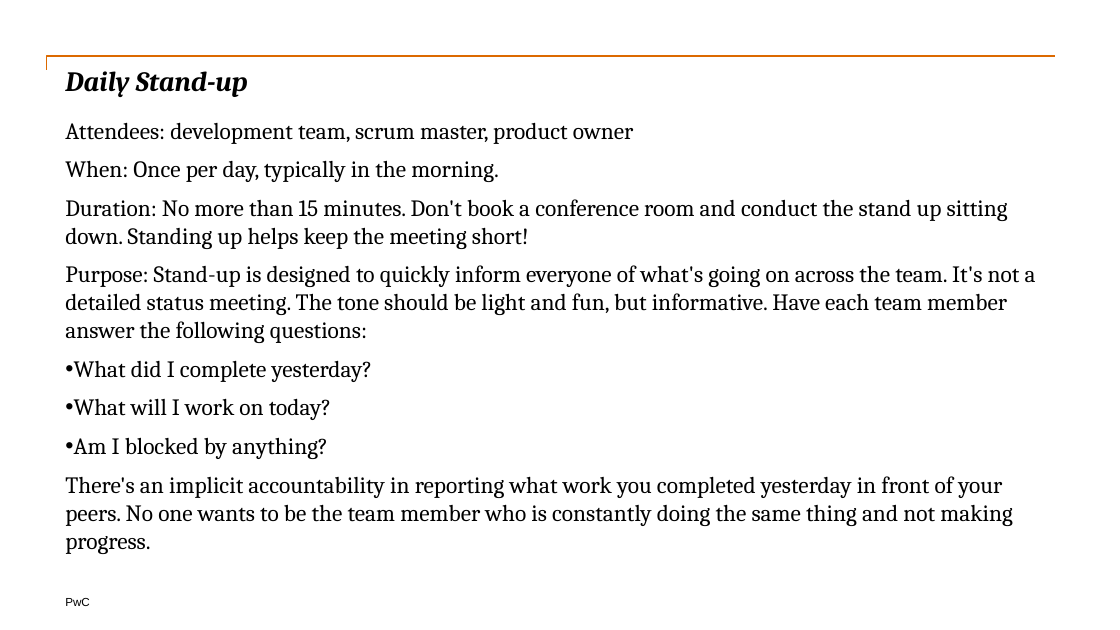
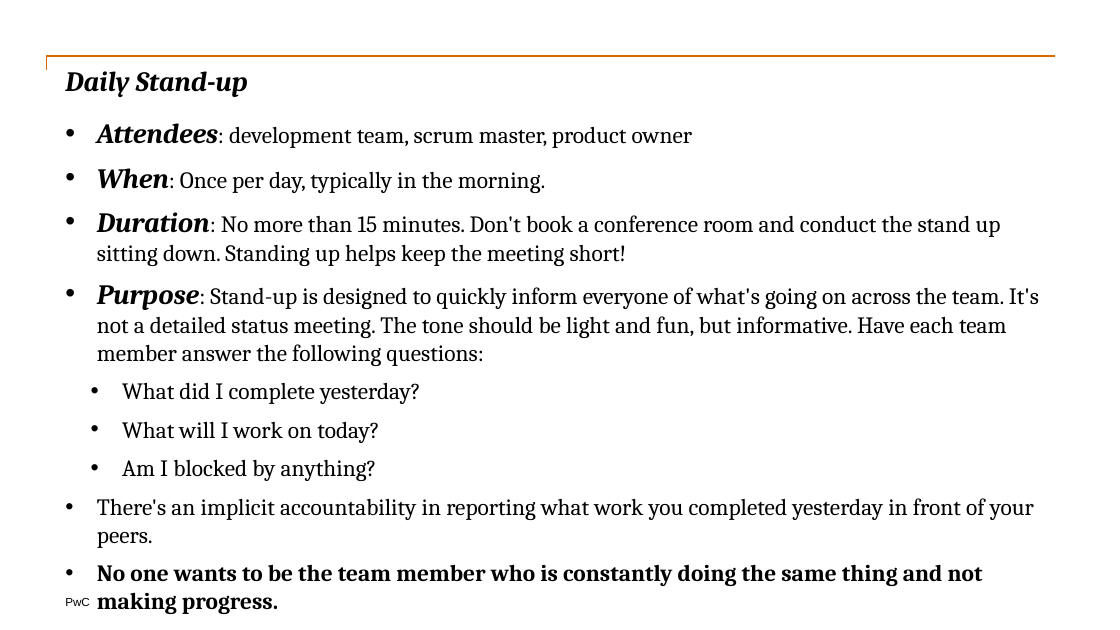
Before and after one commit to nadee158/reference_docs, a slide deck: slide 21 of doc/scrum_introduction.pptx (slide 13 before the commit). Drawn at 1120x630 pixels with LibreOffice and Linux fonts; fonts in the diff are those of the drawing. Boxes give left, top, right and bottom in pixels: in the first picture for what was removed or moved away, otherwise in the second. Text is boxed around its words. In the diff, an @@ line names an element or a change of style, - is before the commit and + after.

```diff
--- a/doc/scrum_introduction.pptx
+++ b/doc/scrum_introduction.pptx
@@ text at box(97, 123, 1039, 481): size 20 to 24 pt, bold on, italic on in "Attendees:", "When:", "Duration:", "Purpose:"; bullet none to •; list level 1 to 2 in "Attendees: development team, scrum master, ..."; list level 1 to 2 in "When: Once per day, typically ..."; list level 1 to 2 in "Duration: No more than 15 ..."; list level 1 to 2 in "Purpose: Stand-up is designed to ..."; list level 1 to 2 in "What did I complete yesterday?"; list level 1 to 2 in "What will I work on ..."; list level 1 to 2 in "Am I blocked by anything?" @@
@@ text at box(97, 498, 1034, 581): text changed @@
-There's an implicit accountability in reporting what work you completed yesterday in front of your peers. No one wants to be the team member who is constantly doing the same thing and not making progress.
+  • There's an implicit accountability in reporting what work you completed yesterday in front of your peers.
+  • No one wants to be the team member who is constantly doing the same thing and not making progress.
```
Also in this commit, not shown: 14 other slides changed, 15 slides added, 2 other files.
